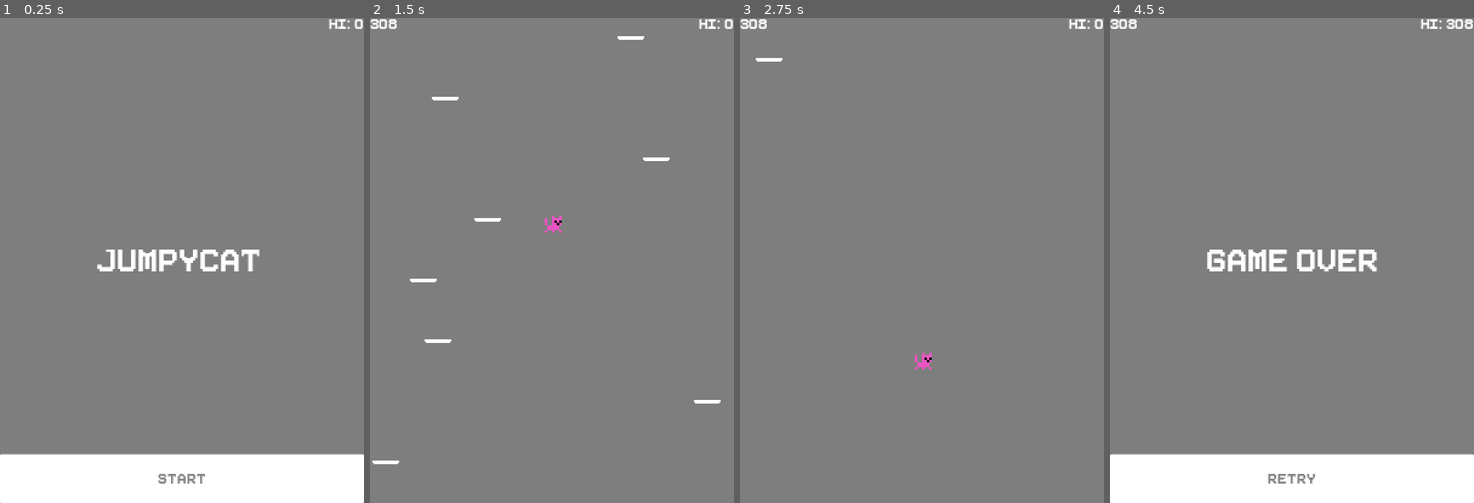
Above: before the commit, frames 1-4 (left to right).
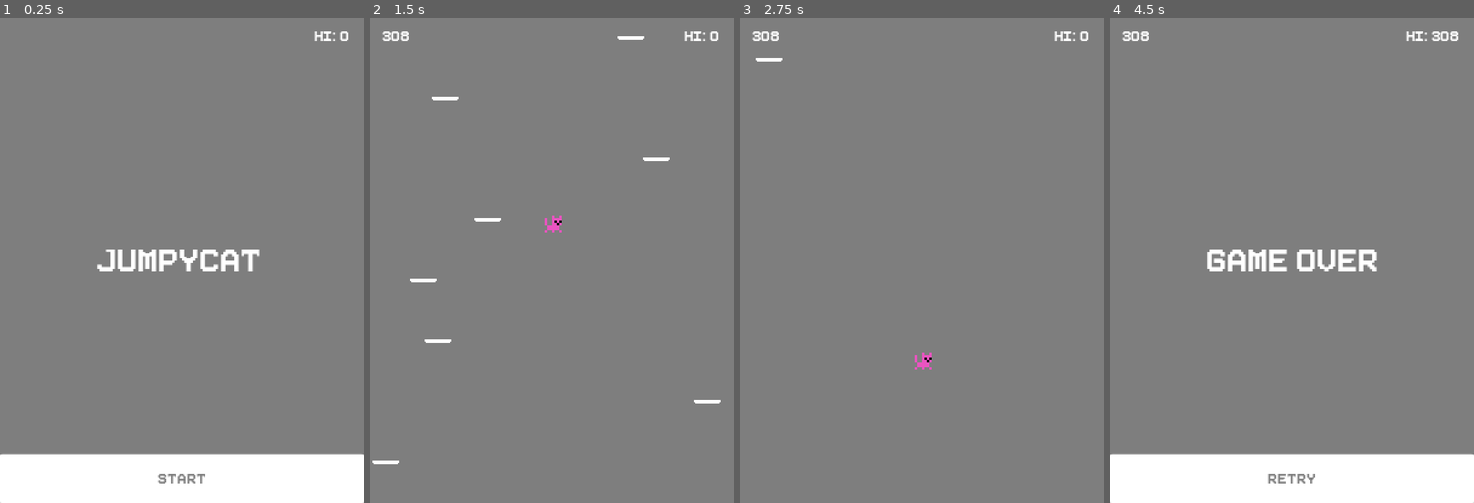
Above: after the commit, the same moments.

Repository: JackQuentinForde/Jumpycat
Game: Godot game, scene res://Scenes/Start.tscn
The game is run twice, just before and just after one commit, with the same random seed, the same clock (stepped at 60 frames per second) and the same inputs.
Inputs:
- Up to frame 1 (0.25 s): no input
- Up to frame 2 (1.5 s): click "Start" at 0.5 s; hold Right (ui_right) from 1.28 s (still down)
- Up to frame 3 (2.75 s): release Right (ui_right) at 2.03 s; hold Left (ui_left) from 2.03 s (still down)
- Up to frame 4 (4.5 s): release Left (ui_left) at 2.78 s; hold Right (ui_right) 2.78-4.28 s; tap Enter at 3.5 s; tap Space at 4.25 s; hold Left (ui_left) from 4.28 s (still down)

The runs differ from the first frame. In frame 1, 0.2% of the frame differs, in the area x 86-100%, y 0-5%; in frame 2, 0.4%; in frame 3, 0.4%; in frame 4, 0.6%, in the area x 0-100%, y 0-5%.

Commit message:
Fixed score label placements

Diff:
--- a/Scenes/Game Over.tscn
+++ b/Scenes/Game Over.tscn
@@ -29,9 +29,10 @@
 [node name="CanvasLayer" type="CanvasLayer" parent="."]
 
 [node name="Highscore" type="Label" parent="CanvasLayer"]
-anchor_left = 1.0
-anchor_right = 1.0
+anchor_left = 0.96
+anchor_right = 0.96
 margin_left = -133.0
+margin_top = 10.0
 margin_bottom = 14.0
 theme = SubResource( 6 )
 custom_fonts/font = SubResource( 7 )
@@ -39,6 +40,8 @@
 align = 2
 
 [node name="Score" type="Label" parent="CanvasLayer"]
+margin_left = 10.0
+margin_top = 10.0
 margin_right = 40.0
 margin_bottom = 14.0
 theme = SubResource( 8 )
--- a/Scenes/Game.tscn
+++ b/Scenes/Game.tscn
@@ -34,16 +34,20 @@
 [node name="CanvasLayer" type="CanvasLayer" parent="Control"]
 
 [node name="Highscore" type="Label" parent="Control/CanvasLayer"]
-anchor_left = 1.0
-anchor_right = 1.0
+anchor_left = 0.862
+anchor_right = 0.96
 margin_left = -133.0
-margin_bottom = 14.0
+margin_top = 10.0
+margin_bottom = 10.0
 theme = SubResource( 6 )
 custom_fonts/font = SubResource( 3 )
 text = "HI: 99999999999999"
 align = 2
+percent_visible = -0.0588235
 
 [node name="Score" type="Label" parent="Control/CanvasLayer"]
+margin_left = 10.0
+margin_top = 10.0
 margin_right = 40.0
 margin_bottom = 14.0
 theme = SubResource( 4 )
--- a/Scenes/Start.tscn
+++ b/Scenes/Start.tscn
@@ -23,9 +23,10 @@
 [node name="CanvasLayer" type="CanvasLayer" parent="."]
 
 [node name="Highscore" type="Label" parent="CanvasLayer"]
-anchor_left = 1.0
-anchor_right = 1.0
+anchor_left = 0.96
+anchor_right = 0.96
 margin_left = -133.0
+margin_top = 10.0
 margin_bottom = 14.0
 theme = SubResource( 6 )
 custom_fonts/font = SubResource( 7 )
